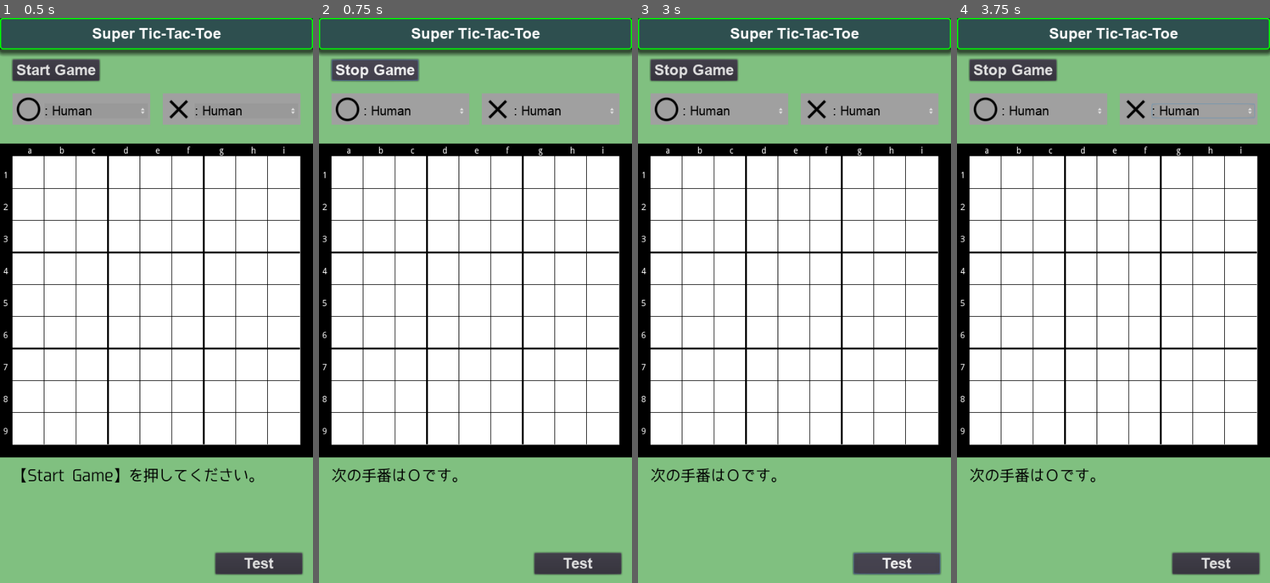
Above: before the commit, frames 1-4 (left to right).
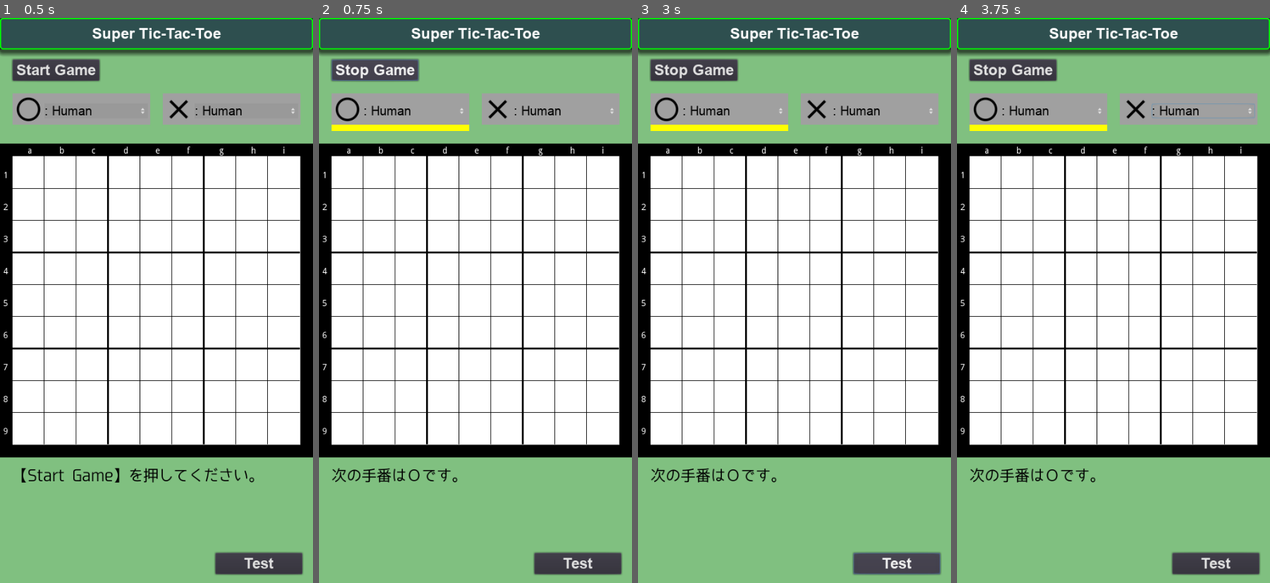
Above: after the commit, the same moments.

Repository: vivisuke/SuperTicTacToe
Game: Godot game, scene res://MainScene.tscn
The game is run twice, just before and just after one commit, with the same random seed, the same clock (stepped at 60 frames per second) and the same inputs.
Inputs:
- Up to frame 1 (0.5 s): no input
- Up to frame 2 (0.75 s): click "Start Game" at 0.5 s
- Up to frame 3 (3 s): click "Stop Game" at 1.25 s; click "Start Game" at 2 s; click "Test" at 2.75 s
- Up to frame 4 (3.75 s): click "Ｖ" at 3.5 s

Frame 1 is identical in both runs. In frame 2, 0.5% of the frame differs, in the area x 3-48%, y 18-20%; in frame 3, 0.5%; in frame 4, 0.5%.

Commit message:
0071 ◎ C 01/13 01/13 0.001│問題│ゲームスタート・ストップ時に手番矩形が表示・非表示されない

Diff:
--- a/SuperTicTacToe/scripts/MainScene.gd
+++ b/SuperTicTacToe/scripts/MainScene.gd
@@ -301,6 +301,7 @@
 	#rng.seed = 0			# 固定乱数系列
 	init_board()
 	update_next_label()
+	update_next_underline()
 	#put(2, 2, MARU)
 	$MessLabel.text = "【Start Game】を押してください。"
 	print(Time.get_ticks_usec())
@@ -341,6 +342,7 @@
 	pass
 func update_next_label():
 	$MessLabel.text = "次は%sの手番です。" % ("Ｏ" if next_color == MARU else "Ｘ")
+func update_next_underline():
 	$MaruPlayer/Underline.visible = game_started && next_color == MARU
 	$BatsuPlayer/Underline.visible = game_started && next_color == BATSU
 func can_put_local(x : int, y : int):
@@ -498,6 +500,7 @@
 	else:
 		$MessLabel.text = ""
 		do_game_over()
+	update_next_underline()
 	pass # Replace with function body.
 
 
Not shown, changed: SuperTicTacToe.spr
